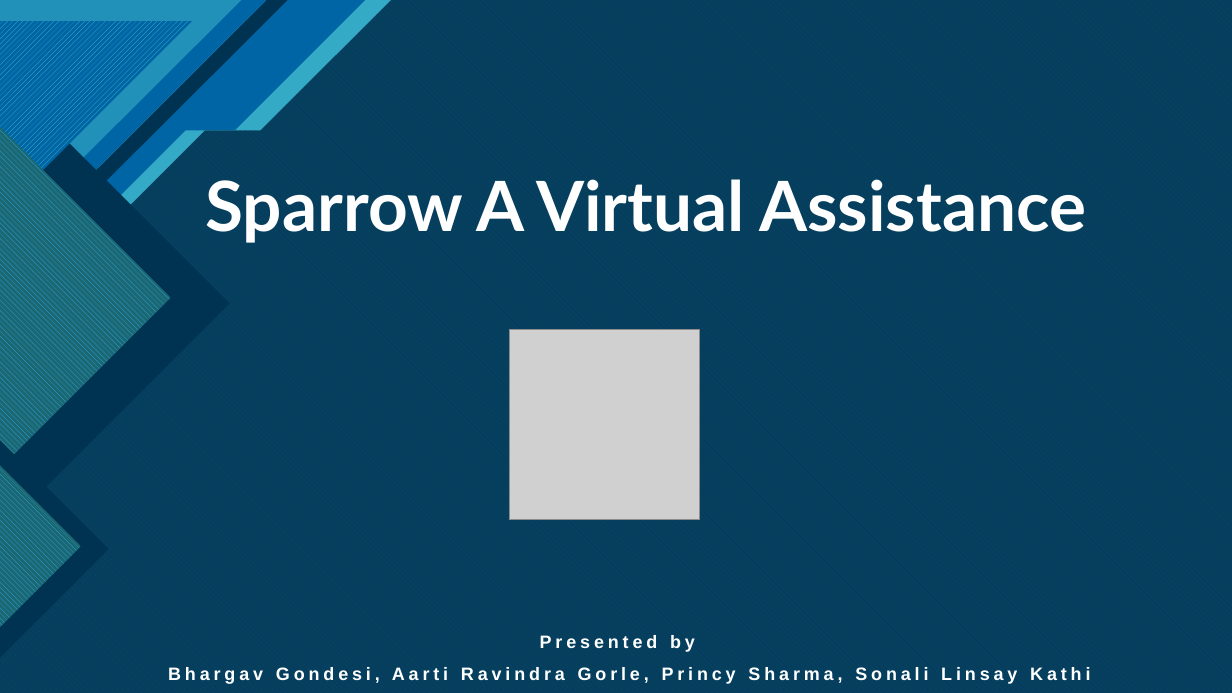
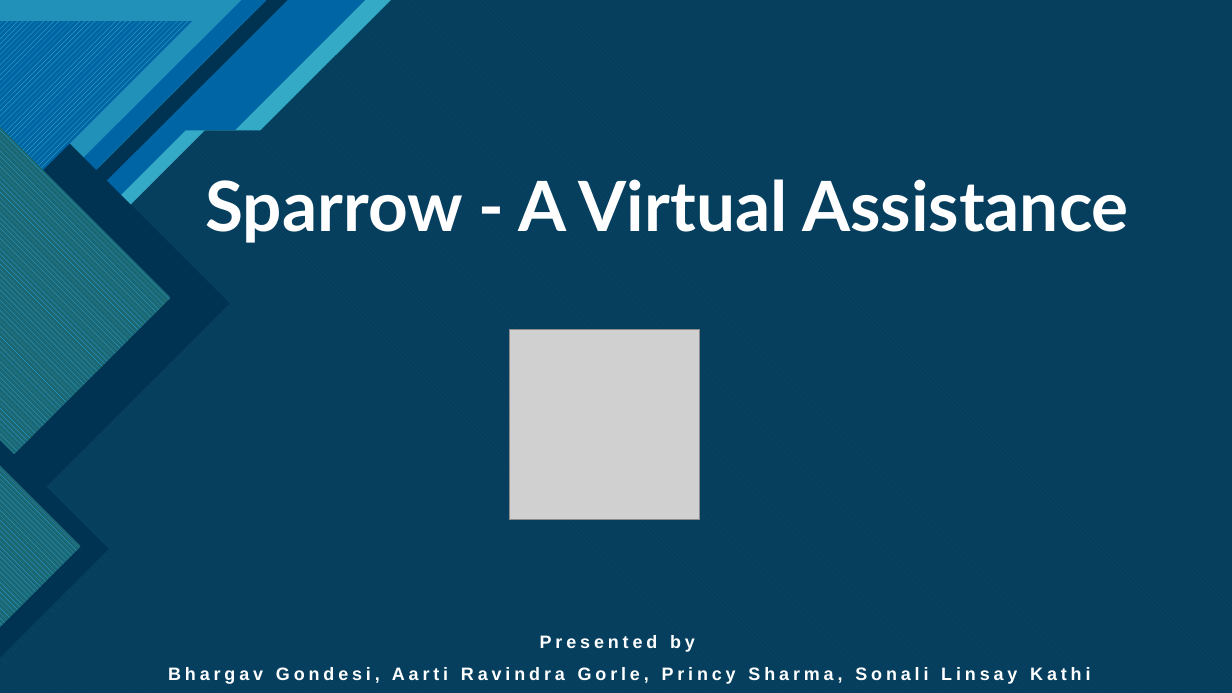
Before and after one commit to RPrincy/Personal-Virtual-Assistant, a slide deck: slide 1 of sparrow virtual assistance python.pptx. Drawn at 1232x693 pixels with LibreOffice and Linux fonts; fonts in the diff are those of the drawing; grey boxes stand for pictures. Boxes give left, top, right and bottom in pixels: in the first picture for what was removed or moved away, otherwise in the second. Text is boxed around its words. In the diff, an @@ line names an element or a change of style, - is before the commit and + after.

```diff
--- a/sparrow virtual assistance python.pptx
+++ b/sparrow virtual assistance python.pptx
@@ title at bbox=[206, 179, 1129, 243]: text changed @@
-Sparrow A Virtual Assistance
+Sparrow - A Virtual Assistance
```
Also in this commit, not shown: 2 other slides changed.
